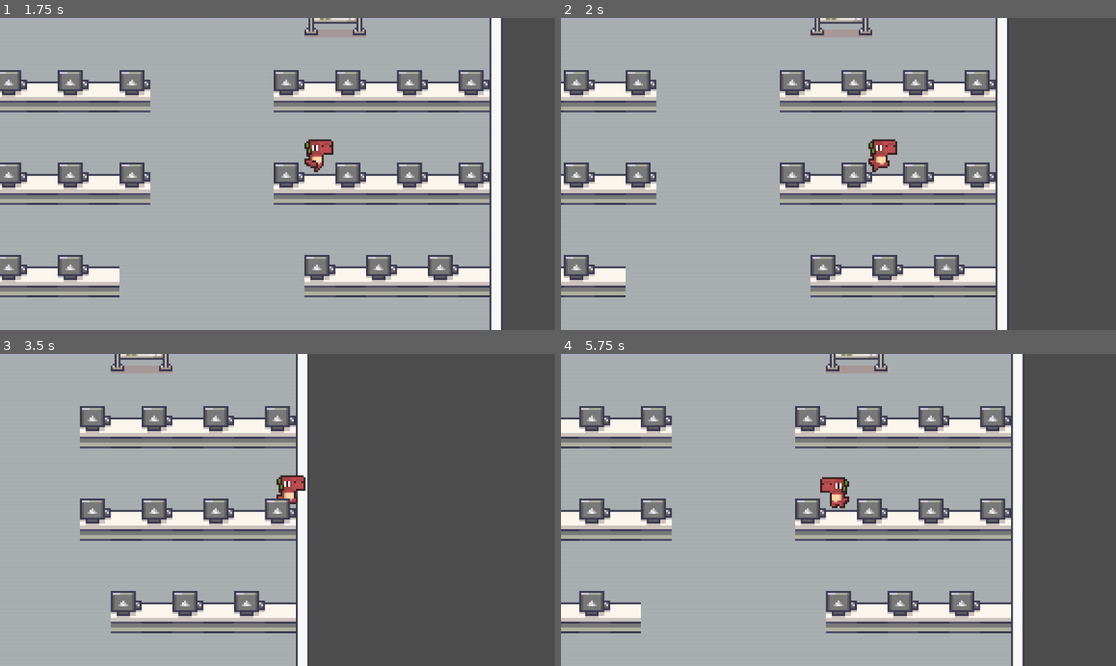
Above: before the commit, frames 1-4 (two rows, left to right).
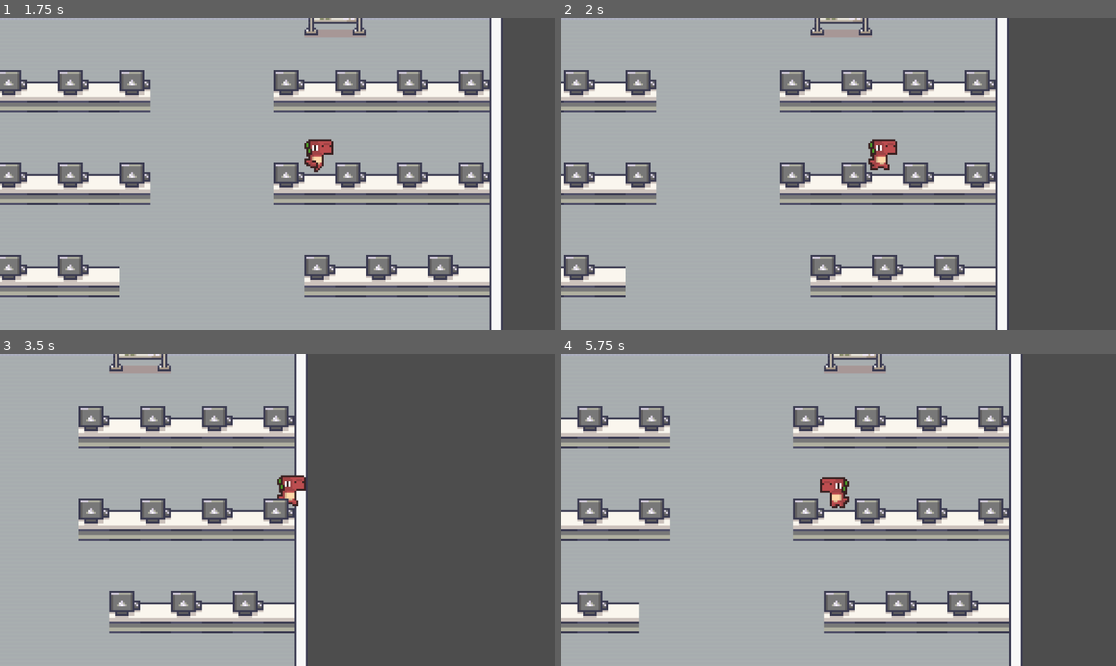
Above: after the commit, the same moments.

Repository: Raikosuu/Full-Tech-Panic_Public
Game: Godot game, scene res://scenes/main_menu.tscn
The game is run twice, just before and just after one commit, with the same random seed, the same clock (stepped at 60 frames per second) and the same inputs.
Inputs (mouse positions are in pixels of both pictures, inside the frame that each line leads up to):
- Up to frame 1 (1.75 s): click "Play" at 0.5 s; move the mouse to (399, 158) at 1.27 s; hold D (move_right) from 1.28 s (still down); click (399, 158) at 1.42 s
- Up to frame 2 (2 s): keep holding D (move_right)
- Up to frame 3 (3.5 s): release D (move_right) at 2 s; drag from (166, 525) to (16, 463) at 2.02 s; move the mouse to (333, 441) at 2.77 s; hold D (move_right) from 2.78 s (still down)
- Up to frame 4 (5.75 s): release D (move_right) at 3.5 s; drag from (810, 572) to (716, 463) at 3.52 s; move the mouse to (1005, 556) at 4.27 s; hold A (move_left) 4.28-5 s; drag from (672, 463) to (949, 463) at 5.02 s

Frame 1 is identical in both runs. In frame 2, less than 0.1% of the frame differs, in the area x 55-60%, y 45-50%; in frame 3, 2.8%; in frame 4, 4.6%, in the area x 2-84%, y 0-100%.

Commit message:
2nd npc added

Diff:
--- /dev/null
+++ b/scenes/npc_2.tscn
@@ -0,0 +1,107 @@
+[gd_scene load_steps=14 format=3 uid="uid://c3lu63bdshme1"]
+
+[ext_resource type="Script" uid="uid://pwigievipai2" path="res://scripts/npc_main.gd" id="1_1qclf"]
+[ext_resource type="Texture2D" uid="uid://b4j0mmhcdfwc1" path="res://assets/character/DinoSprites - doux.png" id="2_23bb0"]
+
+[sub_resource type="AtlasTexture" id="AtlasTexture_8v6sq"]
+atlas = ExtResource("2_23bb0")
+region = Rect2(0, 0, 24, 24)
+
+[sub_resource type="AtlasTexture" id="AtlasTexture_qchs1"]
+atlas = ExtResource("2_23bb0")
+region = Rect2(24, 0, 24, 24)
+
+[sub_resource type="AtlasTexture" id="AtlasTexture_362ta"]
+atlas = ExtResource("2_23bb0")
+region = Rect2(48, 0, 24, 24)
+
+[sub_resource type="AtlasTexture" id="AtlasTexture_2dwi7"]
+atlas = ExtResource("2_23bb0")
+region = Rect2(96, 0, 24, 24)
+
+[sub_resource type="AtlasTexture" id="AtlasTexture_288er"]
+atlas = ExtResource("2_23bb0")
+region = Rect2(120, 0, 24, 24)
+
+[sub_resource type="AtlasTexture" id="AtlasTexture_ekfb8"]
+atlas = ExtResource("2_23bb0")
+region = Rect2(144, 0, 24, 24)
+
+[sub_resource type="AtlasTexture" id="AtlasTexture_ltk5q"]
+atlas = ExtResource("2_23bb0")
+region = Rect2(168, 0, 24, 24)
+
+[sub_resource type="AtlasTexture" id="AtlasTexture_0g8wq"]
+atlas = ExtResource("2_23bb0")
+region = Rect2(192, 0, 24, 24)
+
+[sub_resource type="AtlasTexture" id="AtlasTexture_intam"]
+atlas = ExtResource("2_23bb0")
+region = Rect2(216, 0, 24, 24)
+
+[sub_resource type="SpriteFrames" id="SpriteFrames_i1540"]
+animations = [{
+"frames": [{
+"duration": 1.0,
+"texture": SubResource("AtlasTexture_8v6sq")
+}, {
+"duration": 1.0,
+"texture": SubResource("AtlasTexture_qchs1")
+}, {
+"duration": 1.0,
+"texture": SubResource("AtlasTexture_362ta")
+}],
+"loop": true,
+"name": &"idle",
+"speed": 7.0
+}, {
+"frames": [{
+"duration": 1.0,
+"texture": SubResource("AtlasTexture_2dwi7")
+}, {
+"duration": 1.0,
+"texture": SubResource("AtlasTexture_288er")
+}, {
+"duration": 1.0,
+"texture": SubResource("AtlasTexture_ekfb8")
+}, {
+"duration": 1.0,
+"texture": SubResource("AtlasTexture_ltk5q")
+}, {
+"duration": 1.0,
+"texture": SubResource("AtlasTexture_0g8wq")
+}, {
+"duration": 1.0,
+"texture": SubResource("AtlasTexture_intam")
+}],
+"loop": true,
+"name": &"walk",
+"speed": 10.0
+}]
+
+[sub_resource type="CapsuleShape2D" id="CapsuleShape2D_23bb0"]
+radius = 4.0
+height = 10.0
+
+[node name="NPC2" type="CharacterBody2D"]
+script = ExtResource("1_1qclf")
+
+[node name="AnimatedSprite2D" type="AnimatedSprite2D" parent="."]
+position = Vector2(0, -9)
+sprite_frames = SubResource("SpriteFrames_i1540")
+animation = &"walk"
+autoplay = "idle"
+frame_progress = 0.44875944
+
+[node name="CollisionShape2D" type="CollisionShape2D" parent="."]
+position = Vector2(0, -5)
+shape = SubResource("CapsuleShape2D_23bb0")
+
+[node name="NavigationAgent2D" type="NavigationAgent2D" parent="."]
+path_desired_distance = 1.0
+target_desired_distance = 5.0
+path_max_distance = 30.0
+avoidance_enabled = true
+
+[node name="Timer" type="Timer" parent="."]
+wait_time = 5.0
--- a/scenes/player.tscn
+++ b/scenes/player.tscn
@@ -35,10 +35,6 @@
 atlas = ExtResource("1_3vyb7")
 region = Rect2(216, 0, 24, 24)
 
-[sub_resource type="AtlasTexture" id="AtlasTexture_ur7pv"]
-atlas = ExtResource("1_3vyb7")
-region = Rect2(240, 0, 24, 24)
-
 [sub_resource type="SpriteFrames" id="SpriteFrames_qlg0r"]
 animations = [{
 "frames": [{
@@ -70,9 +66,6 @@
 }, {
 "duration": 1.0,
 "texture": SubResource("AtlasTexture_smehm")
-}, {
-"duration": 1.0,
-"texture": SubResource("AtlasTexture_ur7pv")
 }],
 "loop": true,
 "name": &"run",
@@ -80,7 +73,7 @@
 }]
 
 [sub_resource type="CapsuleShape2D" id="CapsuleShape2D_tuyoq"]
-radius = 4.0
+radius = 3.0
 height = 10.0
 
 [node name="player" type="CharacterBody2D"]
Not shown: 1 places in scenes/player.tscn that only renumber resources
